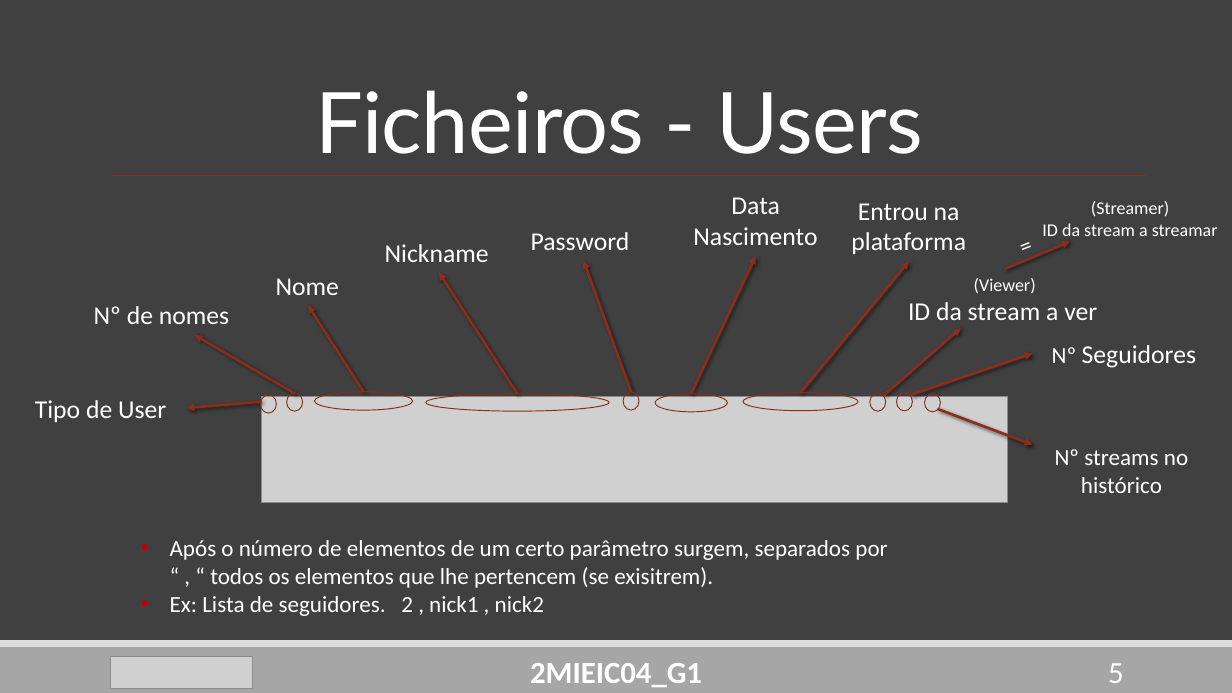
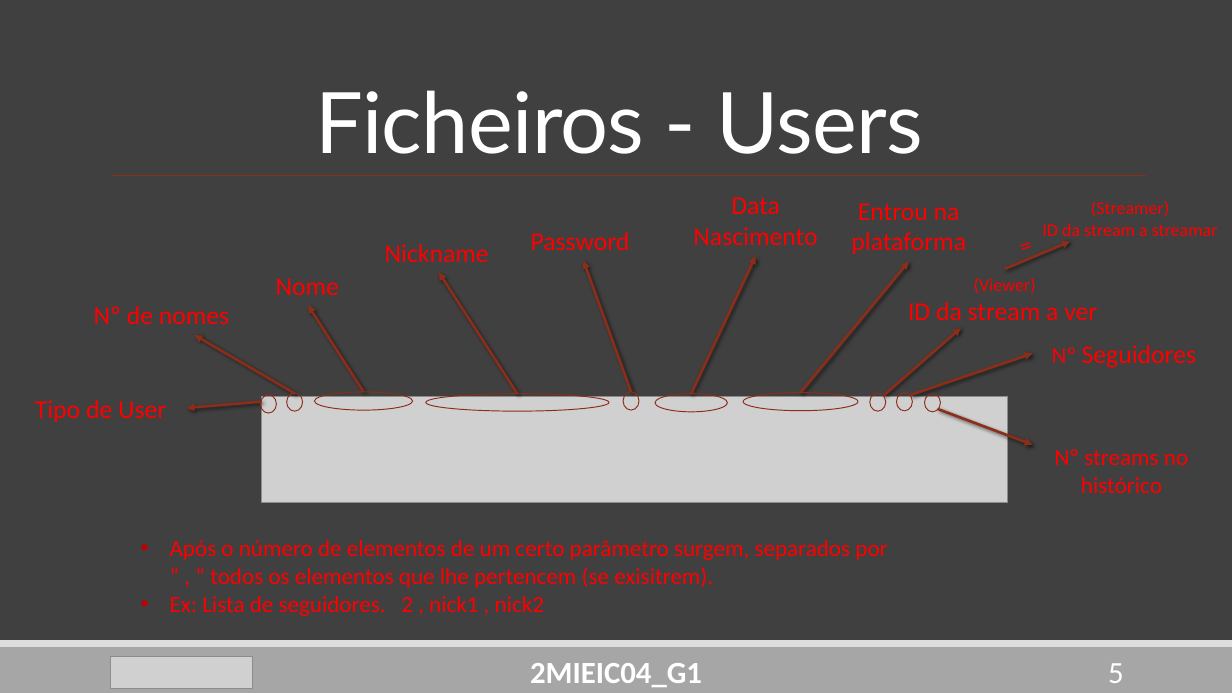
Before and after one commit to DoStini/FEUP-AEDA-proj, a slide deck: slide 5 of StreamZ__P2.pptx. Drawn at 1232x693 pixels with LibreOffice and Linux fonts; fonts in the diff are those of the drawing; grey boxes stand for pictures. Boxes give left, top, right and bottom in pixels: in the first picture for what was removed or moved away, otherwise in the second. Text is boxed around its words. In the diff, an @@ line names an element or a change of style, - is before the commit and + after.

```diff
--- a/StreamZ__P2.pptx
+++ b/StreamZ__P2.pptx
@@ text colour #FFFFFF to #FF0000 in 13 elements at (x1=35, y1=400, x2=166, y2=422), (x1=276, y1=278, x2=339, y2=295), (x1=94, y1=306, x2=229, y2=324), (x1=385, y1=244, x2=489, y2=262), (x1=531, y1=232, x2=630, y2=250), (x1=693, y1=197, x2=817, y2=245), (x1=851, y1=203, x2=966, y2=254), (x1=908, y1=278, x2=1097, y2=320), (x1=1052, y1=345, x2=1197, y2=368), (x1=1055, y1=449, x2=1188, y2=493), (x1=170, y1=540, x2=887, y2=616), (x1=1042, y1=201, x2=1218, y2=236), (x1=1005, y1=218, x2=1056, y2=268) @@
```
Also in this commit, not shown: 11 other slides changed, 2 other files.
